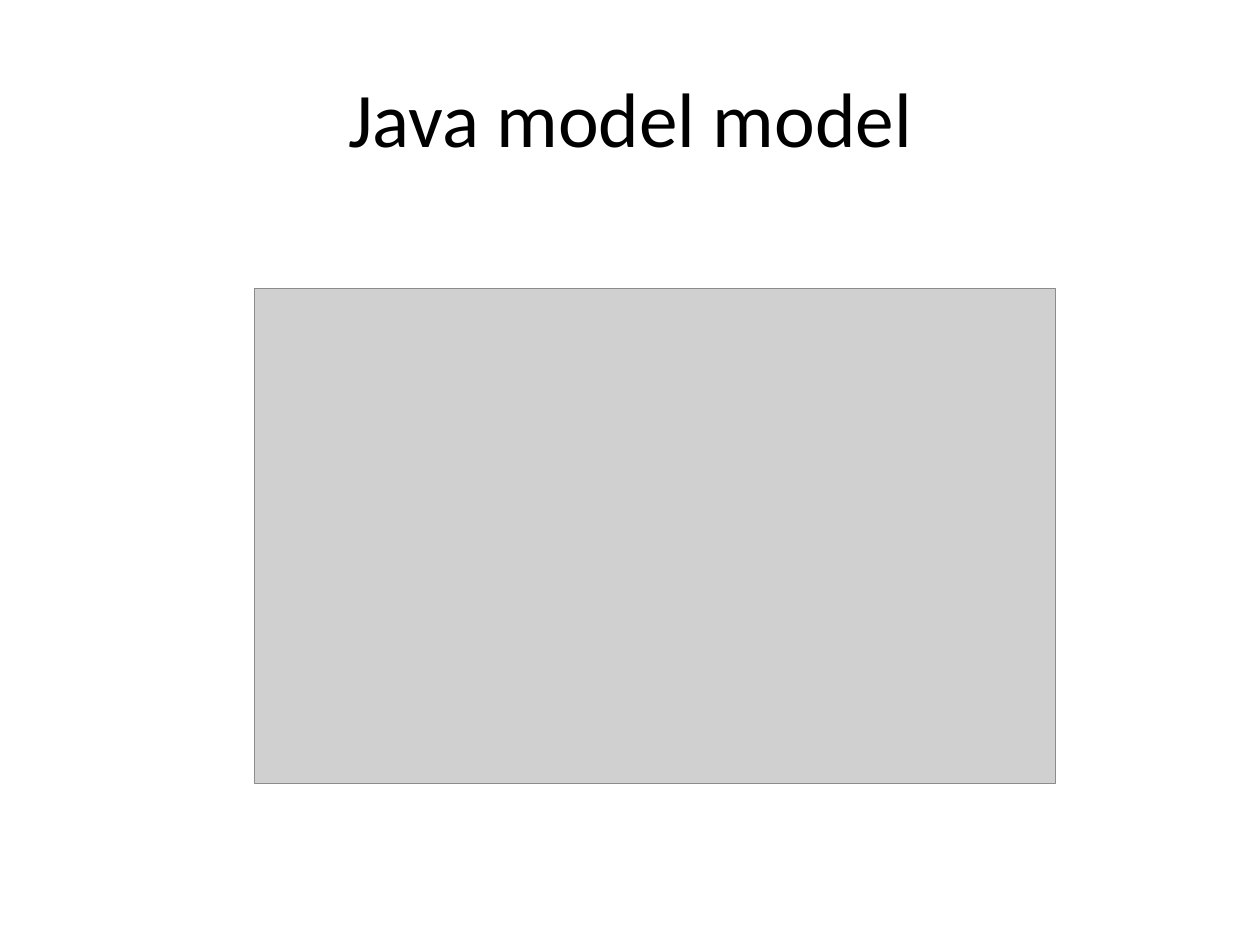
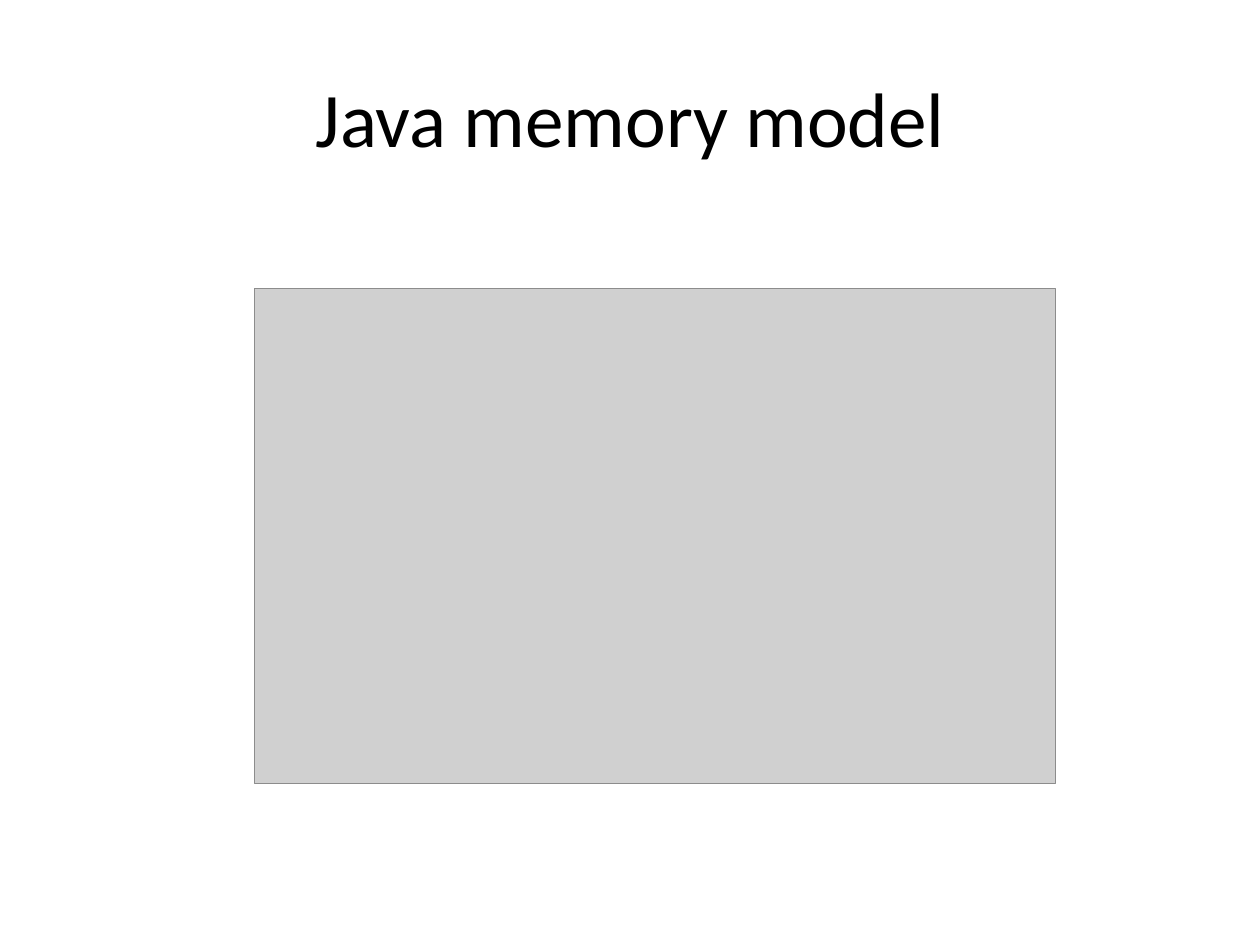
Before and after one commit to mahanare/cs-training, a slide deck: slide 27 of batch5/basics/docs/careerscale Java training - basics.pptx. Drawn at 1260x945 pixels with LibreOffice and Linux fonts; fonts in the diff are those of the drawing; grey boxes stand for pictures; background and template pictures are left out. Boxes give left, top, right and bottom in pixels: in the first picture for what was removed or moved away, otherwise in the second. Text is boxed around its words. In the diff, an @@ line names an element or a change of style, - is before the commit and + after.

```diff
--- a/batch5/basics/docs/careerscale Java training - basics.pptx
+++ b/batch5/basics/docs/careerscale Java training - basics.pptx
@@ title at [316,93,945,160]: text changed @@
-Java model model
+Java memory model
```
Also in this commit, not shown: 1 other slide changed, 1 other file.
